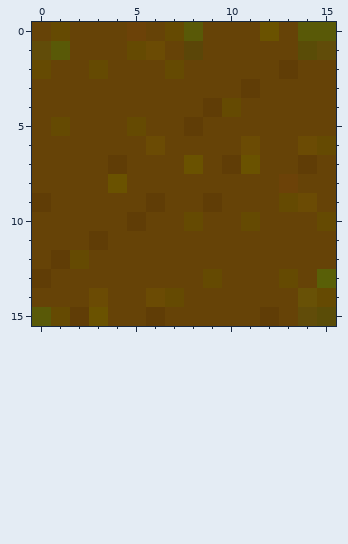
File history of a pixel-art sprite, assets/resources/grass.png. The first picture shows the starting point.
The file is 16x16 pixels. Colours within 5 levels of each other are drawn and written as one.
After the commit:
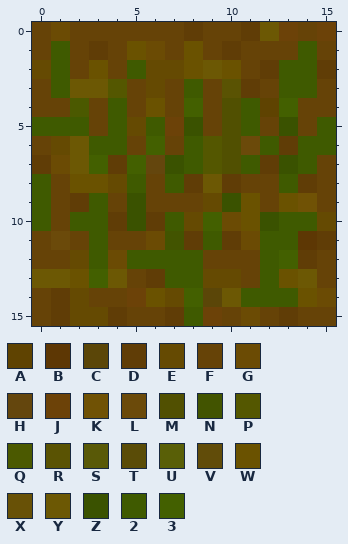
Palette (. is transparent): A #5f4301  B #5d3704  C #5b4608  D #603d06  E #654a02  F #664307  G #6b4b04  H #64460d  J #6c4208  K #705205  L #6b4a0a  M #515001  N #425400  P #545700  Q #4b5900  R #5a5303  S #595907  T #5a4c07  U #595f07  V #614c09  W #6a5200  X #685106  Y #6c5804  Z #3a5200  2 #3f5a00  3 #436000
Difference:
Changed rows in their new state; - is an unchanged pixel.
first column x 0:
 0 -G---F-FD--DYJFJ
 1 F2-D-W--W-D---2F
 2 -2-W-2E-WYW-D22D
 3 -2YYP-E-2-R--22-
 4 --Q-2-W-3FM2A3--
 5 222-2-2JZ-M2-Z-2
 6 -EY22-3-2PML2D22
 7 DGY3-3HZ2PM2DZ2-
 8 2-WWE2-2DYD--2D-
 9 2-D2-ZF--EZW-WK-
10 2-22DZD2-3GWZ22-
11 -L-2--GND2DG22BD
12 -F-2G2222---23D-
13 YYW3Y-D22-E-2WYF
14 -DEF-JW-3CY222WG
15 FDEED-FD2J-GFDFF
Boxes around the changes in both pictures, in picture pixels (x1, y1, x2, y2):
changed: (32, 22, 336, 326)
